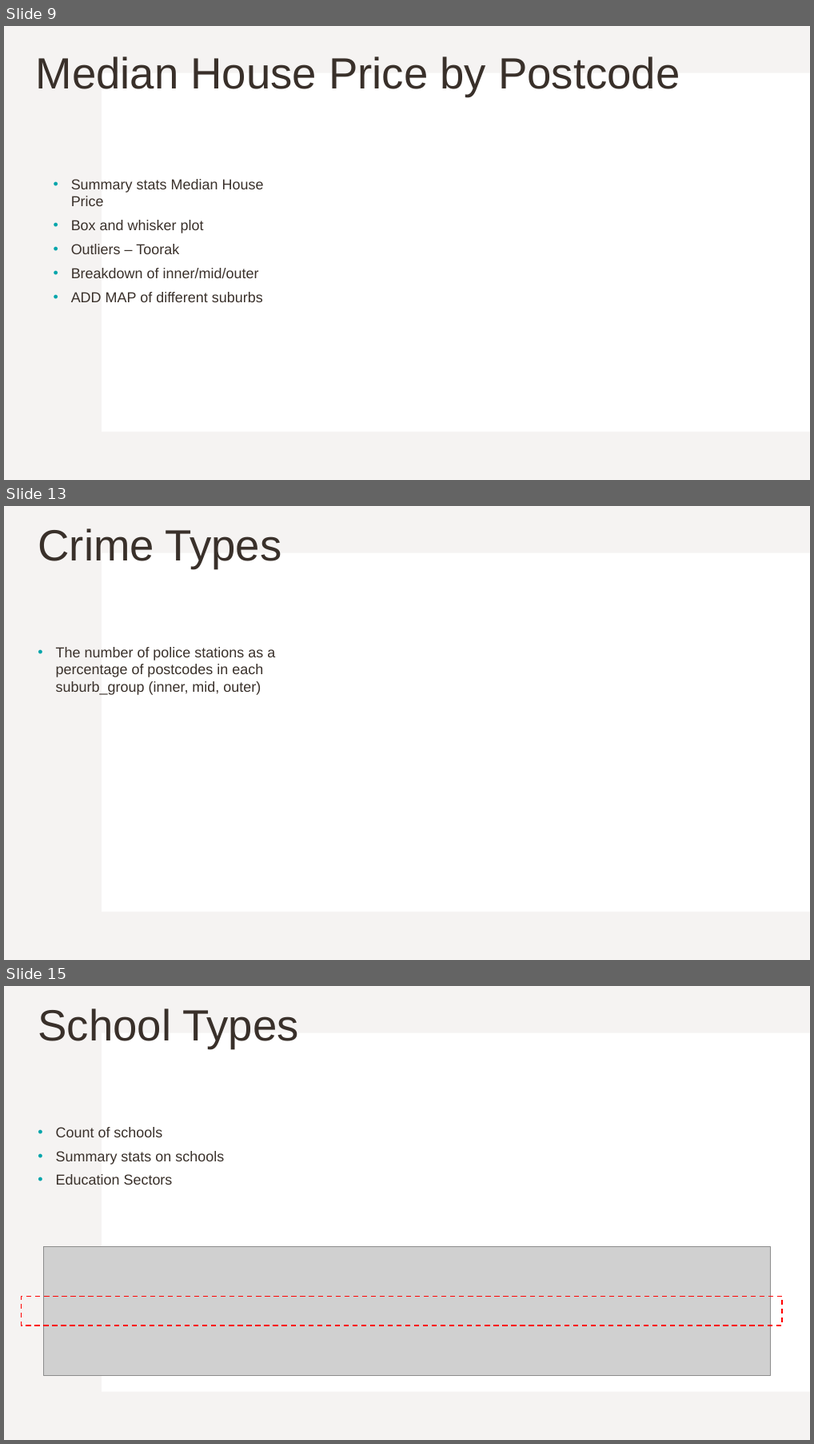
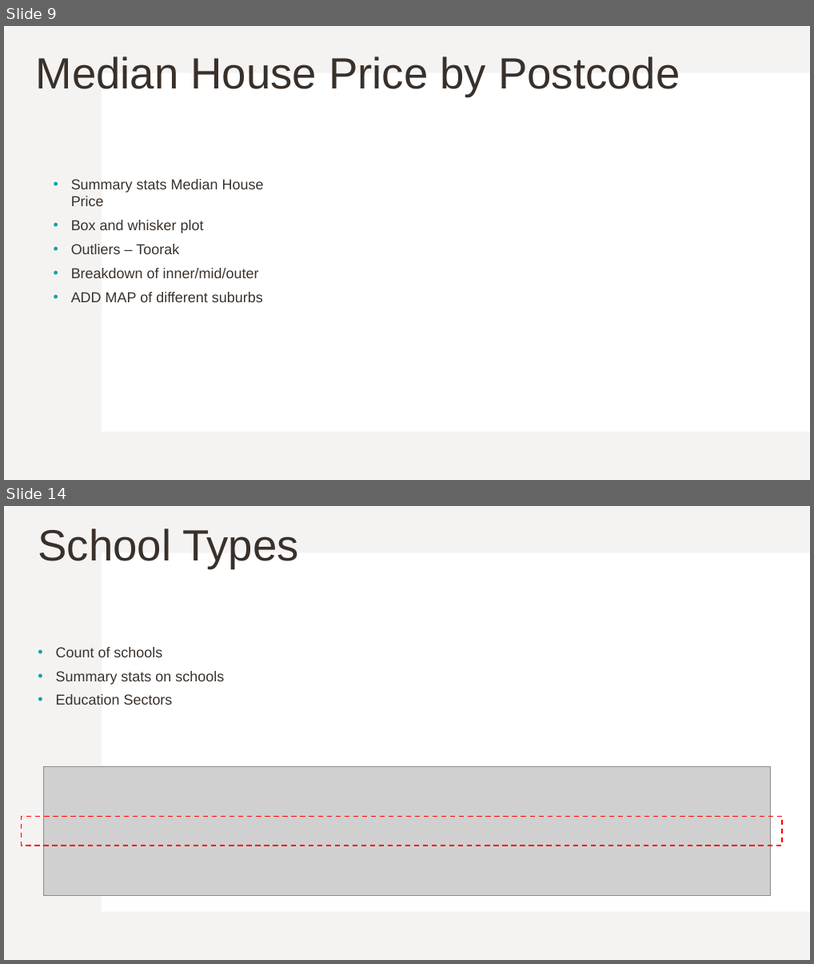
Before and after one commit to Kakhai1/bootcamp_project, a slide deck: Project 1 - Group 6 Slides_KT.pptx. Shown one above the other, each under a label of ours: slides 9, 13 and 15 before the commit, slides 9 and 14 after it; the slides between them are not shown. The pictures are 814x1444 and 814x964 pixels, drawn with LibreOffice and Linux fonts; fonts in the diff are those of the drawing; grey boxes stand for pictures. Boxes give left, top, right and bottom in pixels: in the first picture for what was removed or moved away, otherwise in the second. Text is boxed around its words. In the diff, an @@ line names an element or a change of style, - is before the commit and + after.

```diff
--- a/Project 1 - Group 6 Slides_KT.pptx
+++ b/Project 1 - Group 6 Slides_KT.pptx
@@ slide 13 removed at [4, 506, 810, 960], background #FFFFFF; not listed: 2 template elements that a slide beside it also shows @@
@@ title removed at [38, 528, 282, 568] @@
-Crime Types
@@ text removed at [56, 647, 275, 695] @@
-• The number of police stations as a percentage of postcodes in each suburb_group (inner, mid, outer)
@@ what was slide 15 is now slide 14 @@
```
Also in this commit, not shown: 10 slides changed, 3 slides added, 3 other slides removed.
